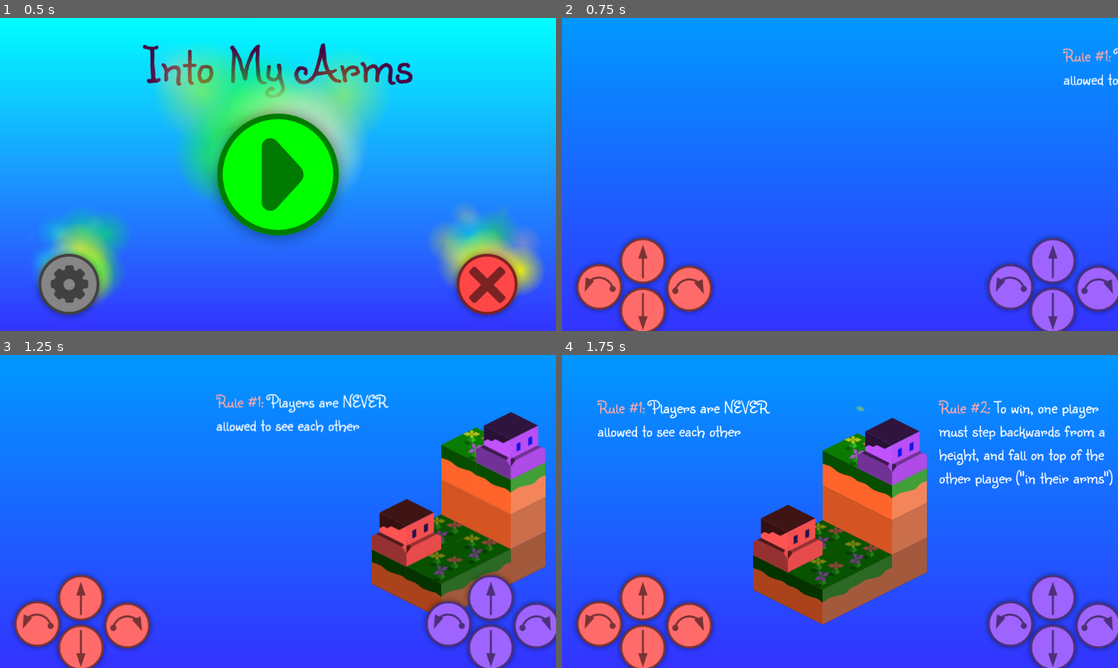
Above: before the commit, frames 1-4 (two rows, left to right).
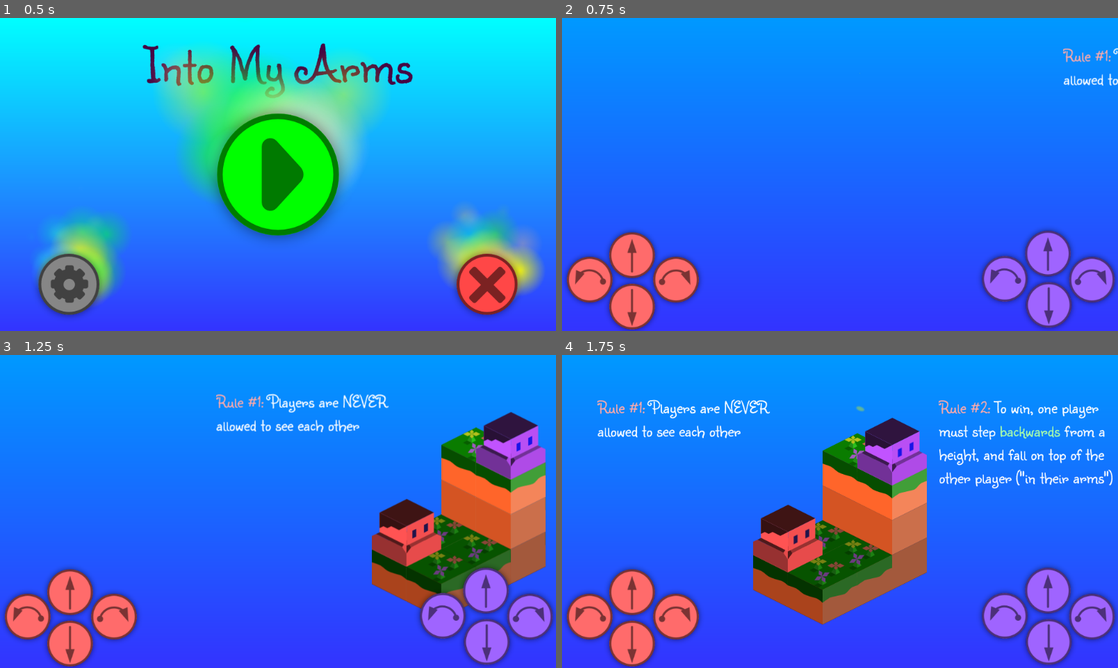
Above: after the commit, the same moments.

Repository: Pandaqi/Into-My-Arms
Game: Godot game, scene res://MainMenu.tscn
Same seed, same stepped clock (60 frames per second), same inputs: the game is played once before the commit and once after it.
Inputs (mouse positions are in pixels of both pictures, inside the frame that each line leads up to):
- Up to frame 1 (0.5 s): no input
- Up to frame 2 (0.75 s): click (840, 174) at 0.5 s
- Up to frame 3 (1.25 s): no input
- Up to frame 4 (1.75 s): move the mouse to (962, 495) at 1.27 s

Frame 1 is identical in both runs. In frame 2, 7.5% of the frame differs, in the area x 0-100%, y 67-100%; in frame 3, 7.4%; in frame 4, 7.6%, in the area x 0-100%, y 22-100%.

Commit message:
Fixes some (visual) bugs, adds proper animation for winning
As commit title says.

Diff:
--- a/LevelButton.tscn
+++ b/LevelButton.tscn
@@ -1,28 +1,23 @@
 [gd_scene load_steps=3 format=2]
 
-[ext_resource path="res://Textures/mobile_buttons.png" type="Texture" id=1]
+[ext_resource path="res://TextureButton.tscn" type="PackedScene" id=1]
 [ext_resource path="res://Fonts/BasicFont32.tres" type="DynamicFont" id=2]
 
-[node name="LevelButton" type="TextureButton" groups=[
-"ResizableNodes",
-]]
+[node name="TextureButton" index="0" instance=ExtResource( 1 )]
+margin_left = 0.0
 margin_right = 56.0
-margin_bottom = 56.0
-rect_min_size = Vector2( 56, 56 )
-__meta__ = {
-"_edit_use_anchors_": false
-}
+frame = 11
+particles_enabled = false
 
-[node name="Sprite" type="Sprite" parent="."]
-modulate = Color( 0.827451, 1, 0, 1 )
-scale = Vector2( 0.25, 0.25 )
-texture = ExtResource( 1 )
-centered = false
-vframes = 3
-hframes = 4
+[node name="Sprite" parent="." index="0"]
+modulate = Color( 1, 0.278431, 0.278431, 1 )
 frame = 11
 
-[node name="Label" type="Label" parent="." groups=[
+[node name="Particles" parent="." index="1"]
+visible = false
+emitting = false
+
+[node name="Label" type="Label" parent="." index="3" groups=[
 "ResizableNodes",
 ]]
 anchor_right = 1.0
--- a/Levels/Level1.tscn
+++ b/Levels/Level1.tscn
@@ -1,7 +1,8 @@
-[gd_scene load_steps=3 format=2]
+[gd_scene load_steps=4 format=2]
 
 [ext_resource path="res://Levels/LevelSkeleton.tscn" type="PackedScene" id=1]
 [ext_resource path="res://Player.tscn" type="PackedScene" id=2]
+[ext_resource path="res://Fonts/BasicFont32.tres" type="DynamicFont" id=3]
 
 [node name="Node2D" index="0" instance=ExtResource( 1 )]
 cur_level = 1
@@ -21,3 +22,18 @@
 [node name="Player2" parent="Level3" index="1" instance=ExtResource( 2 )]
 position = Vector2( 60.7244, -3.19573 )
 PLAYER_NUM = 1
+
+[node name="Instructions-Rule3" type="RichTextLabel" parent="." index="13" groups=[
+"InstructionLabels",
+]]
+margin_left = 145.149
+margin_top = 14.4488
+margin_right = 486.149
+margin_bottom = 108.449
+custom_fonts/normal_font = ExtResource( 3 )
+bbcode_enabled = true
+bbcode_text = "[color=#FFAAAA]Rule #3:[/color] Players are NEVER allowed to move simultaneously"
+text = "Rule #3: Players are NEVER allowed to move simultaneously"
+__meta__ = {
+"_edit_use_anchors_": false
+}
--- a/Levels/LevelSkeleton.tscn
+++ b/Levels/LevelSkeleton.tscn
@@ -15,7 +15,6 @@
 [ext_resource path="res://Scripts/PlayerViewDrawer.gd" type="Script" id=14]
 [ext_resource path="res://Scripts/PauseScreen.gd" type="Script" id=15]
 [ext_resource path="res://Effects/WinParticleEffect.tscn" type="PackedScene" id=17]
-[ext_resource path="res://Textures/mobile_buttons.png" type="Texture" id=20]
 
 [sub_resource type="ShaderMaterial" id=1]
 shader = ExtResource( 3 )
@@ -151,168 +150,93 @@
 "ResizableNodes",
 ]]
 modulate = Color( 1, 0.419608, 0.419608, 1 )
-position = Vector2( 0.0613708, 285.711 )
+position = Vector2( 0.0613708, 287.572 )
 scale = Vector2( 0.75, 0.75 )
 
-[node name="Left1" type="TextureButton" parent="GUI/Player1Controls"]
-anchor_right = 1.0
-anchor_bottom = 1.0
-margin_top = -89.9342
-margin_right = 272.788
-margin_bottom = 166.066
-__meta__ = {
-"_edit_use_anchors_": false
-}
-
-[node name="Sprite" type="Sprite" parent="GUI/Player1Controls/Left1"]
-position = Vector2( 9.80213, 0 )
-scale = Vector2( 0.25, 0.25 )
-texture = ExtResource( 20 )
-centered = false
-vframes = 3
-hframes = 4
-
-[node name="Forward1" type="TextureButton" parent="GUI/Player1Controls"]
-anchor_right = 1.0
-anchor_bottom = 1.0
-margin_left = 68.35
-margin_top = -122.311
-margin_right = 325.35
-margin_bottom = 133.689
-__meta__ = {
-"_edit_use_anchors_": false
-}
-
-[node name="Sprite2" type="Sprite" parent="GUI/Player1Controls/Forward1"]
-position = Vector2( -4.66187, 0 )
-scale = Vector2( 0.25, 0.25 )
-texture = ExtResource( 20 )
-centered = false
-vframes = 3
-hframes = 4
+[node name="Left1" parent="GUI/Player1Controls" groups=[
+"ResizeExceptions",
+] instance=ExtResource( 11 )]
+margin_left = 5.89059
+margin_top = -90.5117
+margin_right = 61.8906
+margin_bottom = -34.5117
+particles_enabled = false
+
+[node name="Forward1" parent="GUI/Player1Controls" groups=[
+"ResizeExceptions",
+] instance=ExtResource( 11 )]
+margin_left = 58.2347
+margin_top = -121.046
+margin_right = 114.235
+margin_bottom = -65.0457
 frame = 2
-
-[node name="Reverse1" type="TextureButton" parent="GUI/Player1Controls"]
-anchor_right = 1.0
-anchor_bottom = 1.0
-margin_left = 68.35
-margin_top = -61.1552
-margin_right = 324.35
-margin_bottom = 194.845
-__meta__ = {
-"_edit_use_anchors_": false
-}
-
-[node name="Sprite3" type="Sprite" parent="GUI/Player1Controls/Reverse1"]
-position = Vector2( -4.66187, 0 )
-scale = Vector2( 0.25, 0.25 )
-texture = ExtResource( 20 )
-centered = false
-vframes = 3
-hframes = 4
+particles_enabled = false
+
+[node name="Reverse1" parent="GUI/Player1Controls" groups=[
+"ResizeExceptions",
+] instance=ExtResource( 11 )]
+margin_left = 58.2347
+margin_top = -57.7966
+margin_right = 114.235
+margin_bottom = -1.7966
 frame = 3
-
-[node name="Right1" type="TextureButton" parent="GUI/Player1Controls"]
-anchor_right = 1.0
-anchor_bottom = 1.0
-margin_left = 124.86
-margin_top = -88.2615
-margin_right = 381.86
-margin_bottom = 167.739
-__meta__ = {
-"_edit_use_anchors_": false
-}
-
-[node name="Sprite4" type="Sprite" parent="GUI/Player1Controls/Right1"]
-position = Vector2( -4.66187, 0 )
-scale = Vector2( 0.25, 0.25 )
-texture = ExtResource( 20 )
-centered = false
-vframes = 3
-hframes = 4
+particles_enabled = false
+
+[node name="Right1" parent="GUI/Player1Controls" groups=[
+"ResizeExceptions",
+] instance=ExtResource( 11 )]
+margin_left = 111.669
+margin_top = -90.5117
+margin_right = 167.669
+margin_bottom = -34.5117
 frame = 1
+particles_enabled = false
 
 [node name="Player2Controls" type="Node2D" parent="GUI" groups=[
 "ResizableNodes",
 ]]
 modulate = Color( 0.623529, 0.392157, 1, 1 )
-position = Vector2( 507.29, 282.113 )
+position = Vector2( 510.915, 286.644 )
 scale = Vector2( 0.75, 0.75 )
 
-[node name="Left2" type="TextureButton" parent="GUI/Player2Controls"]
-anchor_right = 1.0
-anchor_bottom = 1.0
-margin_left = -167.877
-margin_top = -89.9342
-margin_right = 88.1227
-margin_bottom = 166.066
-__meta__ = {
-"_edit_use_anchors_": false
-}
-
-[node name="Sprite2" type="Sprite" parent="GUI/Player2Controls/Left2"]
-scale = Vector2( 0.25, 0.25 )
-texture = ExtResource( 20 )
-centered = false
-vframes = 3
-hframes = 4
-
-[node name="Forward2" type="TextureButton" parent="GUI/Player2Controls"]
-anchor_right = 1.0
-anchor_bottom = 1.0
-margin_left = -116.315
-margin_top = -122.311
-margin_right = 140.685
-margin_bottom = 133.689
-__meta__ = {
-"_edit_use_anchors_": false
-}
-
-[node name="Sprite3" type="Sprite" parent="GUI/Player2Controls/Forward2"]
-scale = Vector2( 0.25, 0.25 )
-texture = ExtResource( 20 )
-centered = false
-vframes = 3
-hframes = 4
+[node name="Left2" parent="GUI/Player2Controls" groups=[
+"ResizeExceptions",
+] instance=ExtResource( 11 )]
+margin_left = -166.835
+margin_top = -92.3749
+margin_right = -110.835
+margin_bottom = -36.3749
+particles_enabled = false
+
+[node name="Forward2" parent="GUI/Player2Controls" groups=[
+"ResizeExceptions",
+] instance=ExtResource( 11 )]
+margin_left = -113.542
+margin_top = -123.463
+margin_right = -57.5419
+margin_bottom = -67.4627
 frame = 2
-
-[node name="Reverse2" type="TextureButton" parent="GUI/Player2Controls"]
-anchor_right = 1.0
-anchor_bottom = 1.0
-margin_left = -116.315
-margin_top = -61.1552
-margin_right = 139.685
-margin_bottom = 194.845
-__meta__ = {
-"_edit_use_anchors_": false
-}
-
-[node name="Sprite4" type="Sprite" parent="GUI/Player2Controls/Reverse2"]
-scale = Vector2( 0.25, 0.25 )
-texture = ExtResource( 20 )
-centered = false
-vframes = 3
-hframes = 4
+particles_enabled = false
+
+[node name="Reverse2" parent="GUI/Player2Controls" groups=[
+"ResizeExceptions",
+] instance=ExtResource( 11 )]
+margin_left = -112.654
+margin_top = -60.399
+margin_right = -56.6536
+margin_bottom = -4.39896
 frame = 3
-
-[node name="Right2" type="TextureButton" parent="GUI/Player2Controls"]
-anchor_right = 1.0
-anchor_bottom = 1.0
-margin_left = -59.8051
-margin_top = -88.2615
-margin_right = 197.195
-margin_bottom = 167.739
-__meta__ = {
-"_edit_use_anchors_": false
-}
-
-[node name="Sprite5" type="Sprite" parent="GUI/Player2Controls/Right2"]
-scale = Vector2( 0.25, 0.25 )
-texture = ExtResource( 20 )
-centered = false
-vframes = 3
-hframes = 4
+particles_enabled = false
+
+[node name="Right2" parent="GUI/Player2Controls" groups=[
+"ResizeExceptions",
+] instance=ExtResource( 11 )]
+margin_left = -60.2485
+margin_top = -90.5985
+margin_right = -4.24854
+margin_bottom = -34.5985
 frame = 1
+particles_enabled = false
 
 [node name="PauseScreen" type="CanvasLayer" parent="."]
 pause_mode = 2
@@ -414,9 +338,9 @@
 
 [node name="Retry" parent="PauseScreen/Control/VBoxContainer/CenterContainer" instance=ExtResource( 11 )]
 margin_left = 228.0
-margin_top = 18.0
+margin_top = 19.0
 margin_right = 284.0
-margin_bottom = 74.0
+margin_bottom = 75.0
 frame = 6
 
 [node name="Tween" type="Tween" parent="PauseScreen"]
--- a/Scripts/Global.gd
+++ b/Scripts/Global.gd
@@ -67,7 +67,7 @@
 	return prev_camera_pos
 
 func set_retry(val):
-	print(val)
+	print("Retry? ", val)
 	is_retry = val
 
 func is_retry():
--- a/Scripts/Main.gd
+++ b/Scripts/Main.gd
@@ -47,6 +47,8 @@
 	###
 #	for tile in TILE_DICT:
 #		TILE_SCENES.append( load("res://Tiles/" + tile) )
+
+	Global.set_cur_level(cur_level)
 
 	###
 	# Determine how many "height levels" this stage has
@@ -152,8 +154,14 @@
 	#  => We no longer need the tilemaps (we only keep a reference map for easy coordinate calculation)
 	###
 	players = get_tree().get_nodes_in_group("Players")
+
+	# if players are in the wrong order, switch them around
+	if players[0].PLAYER_NUM == 1:
+		players.invert()
+
 	for player in players:
-		player.initialize(GRID, button_cells, elevator_cells, mirror_cells)
+		var other_player = players[ (player.PLAYER_NUM + 1) % 2 ]
+		player.initialize(GRID, other_player, button_cells, elevator_cells, mirror_cells)
 		ALL_SPRITES.append(player)
 
 	for z in range(NUM_LEVELS):
@@ -243,6 +251,9 @@
 	# transform position to CanvasLayer position
 	pos = 0.5 * get_node("Camera").get_viewport().size
 
+	obj.is_disabled = true
+	obj.other_player.is_disabled = true
+
 	# NOTE: Transforming coordinates isn't really necessary => camera average position, and players will be at the same position anyway!
 	# + (pos - get_node("Camera").get_position() )
 
--- a/Scripts/PauseScreen.gd
+++ b/Scripts/PauseScreen.gd
@@ -19,6 +19,17 @@
 var level_start = true
 onready var tw = get_node("Tween")
 
+var players = []
+
+var standing_player = null
+var falling_player = null
+
+var anim_center_pos = Vector2.ZERO
+var play_rotating_anim = false
+var anim_timestep = 0
+var falling_player_start_frame = 0
+var falling_player_start_rotation = 0
+
 func display_options():
 	# NOTE: This is called when the "death/win" animation is finished!
 	# display the option screen (next level, retry, back to menu, etc.)
@@ -28,6 +39,46 @@
 	if Global.get_device() == "Android":
 		get_node("/root/Node2D/GUI/Player1Controls").set_visible(false)
 		get_node("/root/Node2D/GUI/Player2Controls").set_visible(false)
+
+func _process(delta):
+	# if the game isn't paused, ignore our process function
+	if not get_tree().paused:
+		return
+
+	# otherwise, if we're at the end of the level ...
+	if not level_start:
+
+		# if "falling"-tween is not playing anymore, start rotating the players around each other
+		if play_rotating_anim:
+			anim_timestep += delta
+
+			# update position (through rotation)
+			var rad_x = 32 # radius
+			var rad_y = 16
+			var angle = anim_timestep * 2 * PI + falling_player_start_rotation
+
+			# angle = 0
+			falling_player.position = Vector2(anim_center_pos.x + cos(angle) * rad_x, anim_center_pos.y + sin(angle) * rad_y)
+			standing_player.position = Vector2(anim_center_pos.x + cos(angle + PI) * rad_x, anim_center_pos.y + sin(angle + PI) * rad_y)
+
+
+			# update frames
+			falling_player.frame = (falling_player_start_frame + int(ceil(anim_timestep*8))) % 8
+			standing_player.frame = (falling_player.frame + 4) % 8
+
+		if falling_player != null:
+			for player in players:
+				player.min_bounds = Vector3(1,1,1) * player.get_scale().x * 0.5
+				player.max_bounds = Vector3(1,1,1) * player.get_scale().x * 0.5
+
+				var pos_iso =  Vector2((player.position.x - player.position.y)*64, (player.position.x + player.position.y)*32)
+				player.TILEMAP_POS = Vector3(pos_iso.x, pos_iso.y, player.TILEMAP_POS.z)
+
+				player.update_bounds()
+
+		# keep updating the depth sort (during the falling animation)
+		get_node("/root/Node2D").perform_depth_sort()
+
 
 #
 # @parameter did_we_win => true if the player won, false if they lost
@@ -38,6 +89,8 @@
 	# pause the game
 	get_tree().paused = true
 
+	players = get_tree().get_nodes_in_group("Players")
+
 	###
 	# LEVEL FALLING AWAY ANIMATION
 	#
@@ -48,7 +101,7 @@
 	# quickly save player positions
 	# (more efficient for checking if a tile is below them => might make this even more general though)
 	var player_pos_below = []
-	for player in get_tree().get_nodes_in_group("Players"):
+	for player in players:
 		player_pos_below.append( player.TILEMAP_POS + Vector3(1, 1, -1) )
 
 	# loop through all level tiles
@@ -75,8 +128,6 @@
 	for label in get_tree().get_nodes_in_group("InstructionLabels"):
 		label.hide()
 
-
-
 	# remember if we won (for use in other functions)
 	win = did_we_win
 
@@ -87,6 +138,7 @@
 
 		# play the particle effect (that partly obscures the bad animation here)
 		var wpe = get_node("WinParticleEffect")
+		wpe.show()
 		wpe.set_position(pos)
 		wpe.set_emitting(true)
 
@@ -104,7 +156,55 @@
 
 		# set the right text
 		var rand_text = gamewin_texts[ randi() % gamewin_texts.size() ]
+		container.get_node("ResultText").set('custom_colors/font_color', Color(1.0, 0.8, 0.8))
 		container.get_node("ResultText").set_text(rand_text)
+
+		###
+		# create "falling in arms" animation
+		###
+
+		# first, get both players (and their roles)
+		falling_player = obj
+		standing_player = obj.other_player
+
+		# check which way the falling player is facing
+		# use this to determine player positions + rotations
+		var face_vec = falling_player.get_dir_vector()
+		var face_vec_iso = Vector2((face_vec.x - face_vec.y)*64, (face_vec.x + face_vec.y)*32)
+
+		var pos_standing = standing_player.get_position() - 0.25*face_vec_iso
+		var pos_falling = pos_standing + 0.5*face_vec_iso
+
+		var frame_standing = falling_player.FORWARD_DIR * 2
+		var frame_falling = ((falling_player.FORWARD_DIR + 2) % 4) * 2
+
+		var tween_duration = 1.0
+		# scale/position/rotate the falling player
+		tw.interpolate_property(falling_player, "scale",
+								null, Vector2(0.5, 0.5),
+								tween_duration, Tween.TRANS_LINEAR, Tween.TRANS_LINEAR)
+		tw.interpolate_property(falling_player, "position",
+								null, pos_falling,
+								tween_duration, Tween.TRANS_LINEAR, Tween.TRANS_LINEAR)
+		tw.interpolate_property(falling_player, "frame",
+								null, frame_falling,
+								tween_duration, Tween.TRANS_LINEAR, Tween.TRANS_LINEAR)
+		falling_player.TILEMAP_POS.z -= 1
+
+		# scale/position/rotate the standing player
+		tw.interpolate_property(standing_player, "scale",
+								null, Vector2(0.5, 0.5),
+								tween_duration, Tween.TRANS_LINEAR, Tween.TRANS_LINEAR)
+		tw.interpolate_property(standing_player, "position",
+								null, pos_standing,
+								tween_duration, Tween.TRANS_LINEAR, Tween.TRANS_LINEAR)
+		tw.interpolate_property(standing_player, "frame",
+								null, frame_standing,
+								tween_duration, Tween.TRANS_LINEAR, Tween.TRANS_LINEAR)
+
+		tw.start()
+
+
 
 	# if the player lost ...
 	else:
@@ -195,6 +295,8 @@
 	get_tree().change_scene("res://MainMenu.tscn")
 
 func _on_Tween_tween_completed(object, key):
+	print(object, " || ", key)
+
 	# offset only changes at start/end of level
 	if key == ":offset":
 		get_tree().paused = false
@@ -212,6 +314,38 @@
 			# load next level
 			get_tree().change_scene("res://Levels/Level" + str(Global.get_cur_level()) + ".tscn")
 
+	# frame changes are for the falling-into-arms animation
+	elif key == ":frame":
+		if object.PLAYER_NUM == standing_player.PLAYER_NUM:
+			anim_center_pos = (falling_player.position + standing_player.position) * 0.5
+			falling_player_start_frame = falling_player.frame
+
+			falling_player_start_rotation = get_rotation_from_frame(falling_player.frame)
+
+			play_rotating_anim = true
+			get_tree().paused = true
+
 	# modulate/scale changes on game win/loss
 	elif key == ":modulate" or key == ":scale":
 		display_options()
+
+	# delete tiles when they are out of view (their falling position tween is done)
+	elif key == ":position":
+		pass
+#		if object.is_in_group("LevelTiles"):
+##			ALL_SPRITES.erase(object)
+##			object.queue_free()
+
+func get_rotation_from_frame(f):
+	match f:
+		0:
+			return 1.25*PI
+
+		2:
+			return 1.75*PI
+
+		4:
+			return 0.25*PI
+
+		6:
+			return 0.75*PI
--- a/Scripts/Player.gd
+++ b/Scripts/Player.gd
@@ -54,6 +54,9 @@
 var elevator_cells = []
 var mirror_cells = []
 
+var other_player
+var is_disabled = false
+
 func _ready():
 	tilemap = get_parent()
 
@@ -90,7 +93,7 @@
 	# call our parent ready function ("TileMain.gd")
 	._ready()
 
-func initialize(grid, button_cells, elevator_cells, mirror_cells):
+func initialize(grid, other_player, button_cells, elevator_cells, mirror_cells):
 	# get root node
 	# NOTE: It's important to do this BEFORE we remove ourselves,
 	#       because "can't use get_node() with absolute paths from outside the active scene tree" (Godot error message)
@@ -118,6 +121,8 @@
 	# save ourselves into the general GRID variable
 	update_position_in_grid(TILEMAP_POS)
 
+	self.other_player = other_player
+
 func update_position_in_grid(new_position, old_position = null):
 	# remove ourselves from the OLD position
 	if not old_position == null:
@@ -139,6 +144,9 @@
 	blink_timer.set_wait_time(rand_range(3,8))
 
 func _process(delta):
+	if is_disabled:
+		return
+
 	$PosLabel.set_text(str(TILEMAP_POS))
 
 	# if we're NOT moving ...
@@ -155,13 +163,6 @@
 			var other_player = (PLAYER_NUM + 1) % 2
 			if val_below.CELL_TYPE == -(other_player+1):
 				if last_move_backward and fall_counter >= 1:
-					# hide this sprite
-					self.hide()
-
-					# display the "holding in arms" sprite
-					# (on the OTHER object, as that is the one standing on the ground, catching you)
-					val_below.display_holding_sprite()
-
 					# tell the main node to end the level
 					get_node("/root/Node2D").end_level(true, get_position(), self )
 
@@ -289,6 +290,9 @@
 	return action_name + str(PLAYER_NUM)
 
 func _input(ev):
+	if is_disabled:
+		return
+
 	if not is_rotating:
 		if ev.is_action_released( get_action("left") ) and not ev.is_echo():
 			print("I want to rotate LEFT!")
@@ -454,7 +458,8 @@
 	tween.start()
 
 func move_forward(forward):
-	if is_moving or is_rotating:
+	# we are NOT allowed to move simultaneously with the other player
+	if other_player.is_moving:
 		return
 
 	if forward < 0:
--- a/Scripts/ScaleManager.gd
+++ b/Scripts/ScaleManager.gd
@@ -93,6 +93,9 @@
 			node.set_scale( scale_level * node.get_meta("initial_size") )
 
 		elif node is TextureButton:
+			if node.is_in_group("ResizeExceptions"):
+				continue
+
 			var new_rect_size = node.get_meta("initial_size") * scale_level
 			if node.has_method("on_resize"):
 				node.on_resize(new_rect_size)
--- a/Scripts/TextureButton.gd
+++ b/Scripts/TextureButton.gd
@@ -3,7 +3,7 @@
 
 export (Vector2) var scale = Vector2(56, 56) setget scale_changed
 export (int) var frame = 0 setget frame_changed
-export (bool) var particles_enabled = true
+export (bool) var particles_enabled = true setget particles_changed
 
 var modulate_values = [null, null, null, null,
 					   Color(1.0, 0.0, 0.0), Color(0.0, 1.0, 0.0), Color(0.5, 0.5, 0.5), Color(230/255.0, 100/255.0, 14/255.0),
@@ -15,6 +15,16 @@
 	scale_changed(val)
 
 	if not particles_enabled:
+		$Particles.hide()
+		$Particles.set_emitting(false)
+
+func particles_changed(v):
+	particles_enabled = v
+
+	if v:
+		$Particles.show()
+		$Particles.set_emitting(true)
+	else:
 		$Particles.hide()
 		$Particles.set_emitting(false)
 
--- a/Tutorial-Level1.tscn
+++ b/Tutorial-Level1.tscn
@@ -32,7 +32,7 @@
 margin_bottom = 245.0
 custom_fonts/normal_font = ExtResource( 4 )
 bbcode_enabled = true
-bbcode_text = "[color=#FFAAAA]Rule #2:[/color] To win, one player must step backwards from a height, and fall on top of the other player (\"in their arms\")"
+bbcode_text = "[color=#FFAAAA]Rule #2:[/color] To win, one player must step [color=#AAFFAA]backwards[/color] from a height, and fall on top of the other player (\"in their arms\")"
 text = "Rule #2: To win, one player must step backwards from a height, and fall on top of the other player (\"in their arms\")"
 __meta__ = {
 "_edit_use_anchors_": false
Not shown: 1 places in Levels/LevelSkeleton.tscn that only renumber resources
